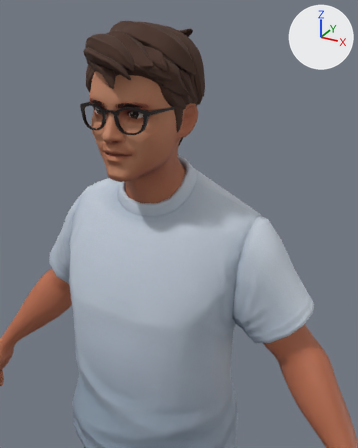
Two versions of the glTF model avatars/man_2.glb, one commit apart.
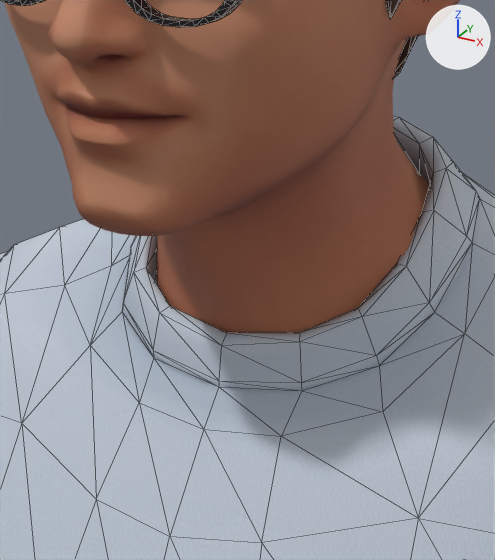
There are two pictures of each version: one from a camera (50 mm lens) standing at (0.468, -0.751, 1.878) and looking at (0.105, -0.091, 1.548), one close up on the part from 25% to 56% of the width and 29% to 57% of the height. Lighting does not change. The marker at upper right points along +X, +Y and +Z. The first two pictures are the older version. The close-ups show mesh edges as thin lines. Vertices at exactly the same position are counted once.

Objects in the first close-up: 'Wolf3D_Glasses', 'Wolf3D_Head', 'Wolf3D_Outfit_Top' and 1 more.
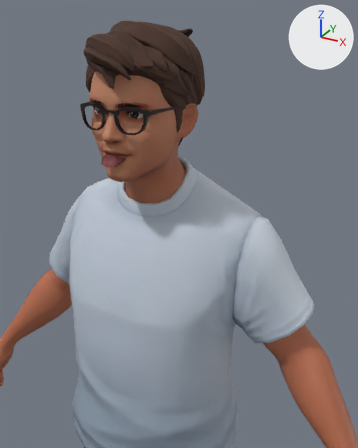
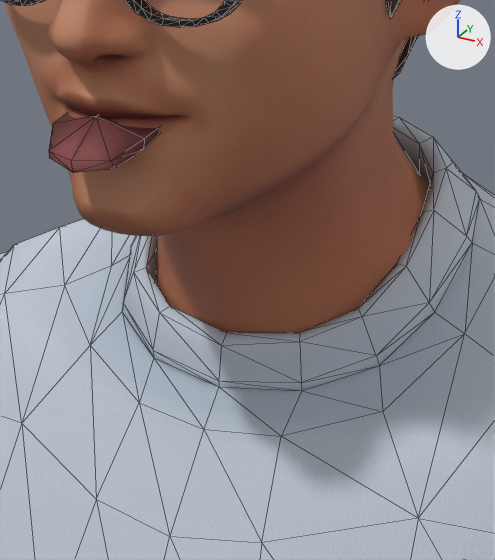
The newer file adds a shape key; the second version is drawn at full value of the shape key 'tongueOut' of 'Wolf3D_Teeth', and the change is written as the vertex moves it makes.

Edits to the bpy script that builds the scene:
```text
Change me_wolf3d_teeth:
    used by ob_wolf3d_teeth; location = (0.0, 0.0, 0.0)
    remove me_wolf3d_teeth.from_pydata(...)  # 77 vertices, 100 faces; spans x -0.0281..0.0281, y -0.1185..-0.0513, z 1.6428..1.6786
    add me_wolf3d_teeth.from_pydata(...)  # 77 vertices, 100 faces; spans x -0.0281..0.0281, y -0.1398..-0.0761, z 1.6427..1.6786
    me_wolf3d_teeth part 1
    me_wolf3d_teeth.vertices[60].co: (0.0204, -0.0608, 1.661) -> (0.0204, -0.093, 1.6599)
    me_wolf3d_teeth.vertices[61].co: (0.02, -0.0817, 1.6595) -> (0.02, -0.1232, 1.6538)  # not seen -> pixel (144, 138)
    me_wolf3d_teeth.vertices[62].co: (0.02, -0.0833, 1.656) -> (0.02, -0.1238, 1.6499)  # not seen -> pixel (143, 149)
    me_wolf3d_teeth.vertices[63].co: (0.0135, -0.0964, 1.6586) -> (0.0135, -0.135, 1.6477)  # not seen -> pixel (110, 161)
    me_wolf3d_teeth.vertices[64].co: (0.0143, -0.0971, 1.6554) -> (0.0143, -0.1337, 1.6447)  # not seen -> pixel (114, 168)
    me_wolf3d_teeth.vertices[65].co: (0.0, -0.0513, 1.6655) -> (0.0, -0.0843, 1.6656)
    me_wolf3d_teeth.vertices[66].co: (0.0, -0.0605, 1.6662) -> (0.0, -0.0934, 1.6651)
    me_wolf3d_teeth.vertices[67].co: (0.0, -0.0808, 1.6651) -> (0.0, -0.1237, 1.6594)  # not seen -> pixel (96, 116)
    me_wolf3d_teeth.vertices[68].co: (0.0, -0.0621, 1.6564) -> (0.0, -0.0937, 1.6552)
    me_wolf3d_teeth.vertices[69].co: (-0.0204, -0.0608, 1.661) -> (-0.0204, -0.093, 1.6599)
    me_wolf3d_teeth.vertices[70].co: (-0.02, -0.0817, 1.6595) -> (-0.02, -0.1232, 1.6538)  # not seen -> pixel (52, 123)
    me_wolf3d_teeth.vertices[71].co: (-0.02, -0.0833, 1.656) -> (-0.02, -0.1238, 1.6499)
    me_wolf3d_teeth.vertices[72].co: (0.0, -0.1027, 1.6568) -> (0.0, -0.139, 1.6427)  # not seen -> pixel (73, 172)
    me_wolf3d_teeth.vertices[73].co: (-0.0135, -0.0964, 1.6586) -> (-0.0135, -0.135, 1.6477)  # not seen -> pixel (48, 150)
    me_wolf3d_teeth.vertices[74].co: (-0.0143, -0.0971, 1.6554) -> (-0.0143, -0.1337, 1.6447)  # not seen -> pixel (49, 157)
    me_wolf3d_teeth.vertices[75].co: (0.0, -0.0828, 1.6546) -> (0.0, -0.1229, 1.6488)
    me_wolf3d_teeth.vertices[76].co: (0.0, -0.1006, 1.6611) -> (0.0, -0.1398, 1.6474)  # not seen -> pixel (71, 160)
```

Where the change shows, as pixel boxes (x1, y1, x2, y2) in the close-ups (495 x 560 px):
'Wolf3D_Teeth', reshaped (not visible before): after (49, 113, 159, 173)
